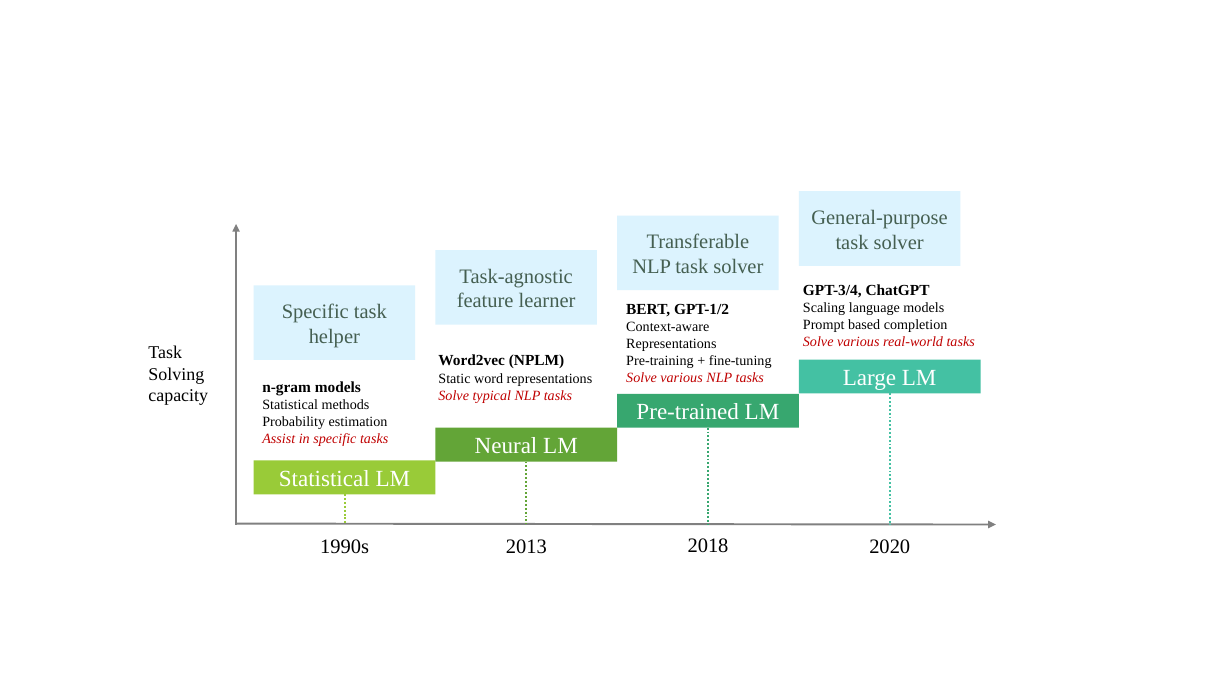
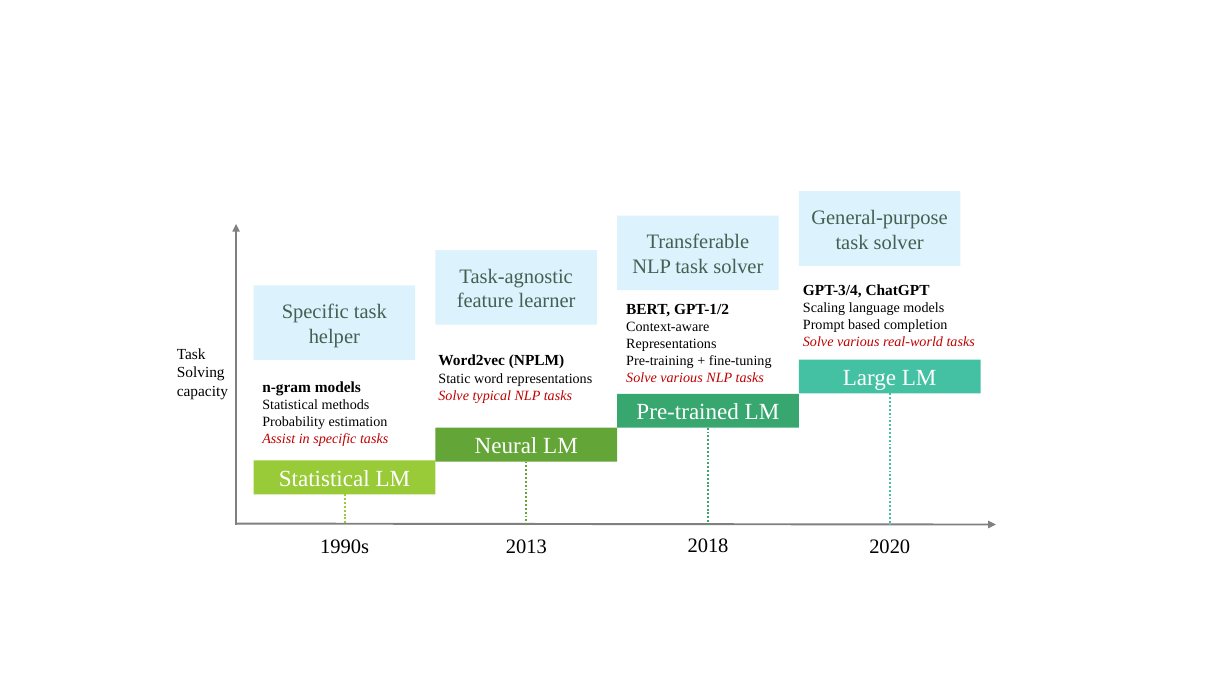
Before and after one commit to Ben-Pfirsich/Masterarbeit-2024, a slide deck: slide 3 of images/Masterarbeit Diagramme.pptx. Drawn at 1232x693 pixels with LibreOffice and Linux fonts; fonts in the diff are those of the drawing. Boxes give left, top, right and bottom in pixels: in the first picture for what was removed or moved away, otherwise in the second. Text is boxed around its words. In the diff, an @@ line names an element or a change of style, - is before the commit and + after.

```diff
--- a/images/Masterarbeit Diagramme.pptx
+++ b/images/Masterarbeit Diagramme.pptx
@@ text "Task": place and size @@
-text "Task" at (148, 345, 208, 405)
+text "Task" at (177, 348, 228, 400)
@@ text "Task" at (177, 348, 228, 400): size 14 to 12 pt @@
```
Also in this commit, not shown: 3 other files.
